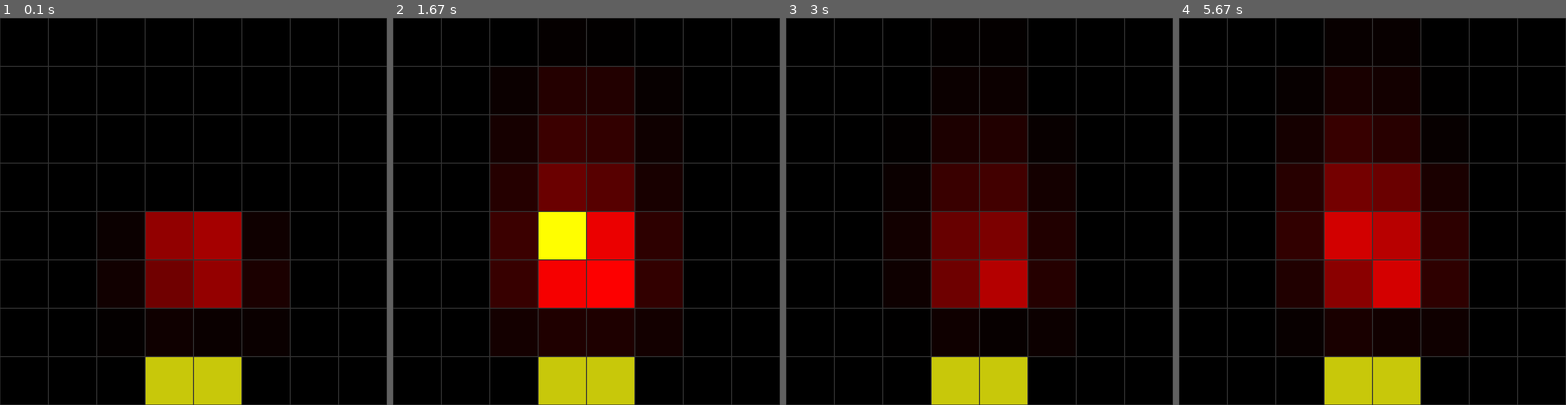
Above: before the commit, frames 1-4 (left to right).
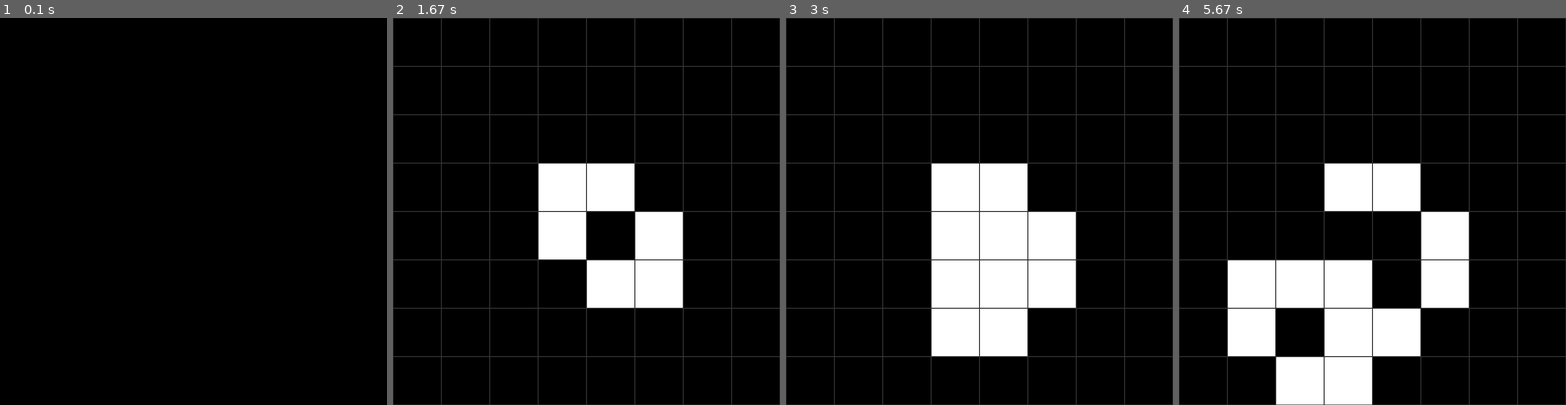
Above: after the commit, the same moments.

Repository: Mo0dy/Code4Fun
Game: pygame game, started from Projects/MatrixAnimations/Matrix.py
Same seed, same stepped clock (60 frames per second), same inputs: the game is played once before the commit and once after it.
Inputs:
- Up to frame 1 (0.1 s): no input
- Up to frame 2 (1.67 s): no input
- Up to frame 3 (3 s): no input
- Up to frame 4 (5.67 s): no input

The runs differ from the first frame. In frame 1, 14% of the frame differs, in the area x 0-100%, y 0-100%; in frame 2, 29%; in frame 3, 21%; in frame 4, 33%, in the area x 12-75%, y 12-100%.

Commit message:
langdons ant

Diff:
--- a/Projects/MatrixAnimations/BouncingParticles.py
+++ b/Projects/MatrixAnimations/BouncingParticles.py
@@ -38,3 +38,12 @@
     for p in particles:
         p.update()
         content[p.pos.x, p.pos.y] = np.array([255, 255, 255], dtype=np.uint8)
+
+    for i in range(len(particles)):
+        p1 = particles[i]
+        for j in range(i + 1, len(particles)):
+            p2 = particles[j]
+            if p1.pos == p2.pos:
+                vel = p1.vel
+                p1.vel = p2.vel
+                p2.vel = vel
--- /dev/null
+++ b/Projects/MatrixAnimations/GameOfLife.py
@@ -0,0 +1,44 @@
+from Code4Fun.Utility.Vec2 import *
+import numpy as np
+import pygame as pg
+from scipy.ndimage.filters import convolve
+import random
+
+
+con_mat = [[1, 1, 1],
+           [1, 0, 1],
+           [1, 1, 1]]
+
+
+glider = np.array([[0, 1, 0],
+                  [0, 0, 1],
+                  [1, 1, 1]])
+
+
+def init(mat_shape):
+    global mat
+    # mat = np.zeros((mat_shape[0], mat_shape[1]))
+    mat = (np.random.rand(mat_shape[0], mat_shape[1]) * 2).astype(int)
+
+
+def do_step():
+    global mat
+    neighbour_amounts = convolve(mat, con_mat)
+    for i in range(mat.shape[0]):
+        for j in range(mat.shape[1]):
+            n_amount = neighbour_amounts[i, j]
+            # live cell
+            if mat[i, j]:
+                if 3 < n_amount or n_amount < 2:
+                    mat[i, j] = 0
+            # dead cell
+            else:
+                if n_amount == 3:
+                    mat[i, j] = 1
+
+
+def update(content):
+    do_step()
+    content[:, :, 0] = mat * 255
+    content[:, :, 1] = mat * 255
+    content[:, :, 2] = mat * 255
--- /dev/null
+++ b/Projects/MatrixAnimations/LangdonsAnt.py
@@ -0,0 +1,71 @@
+from Code4Fun.Utility.Vec2 import *
+import numpy as np
+import pygame as pg
+from scipy.ndimage.filters import convolve
+import random
+
+
+directions = [Vec2(1, 0),
+              Vec2(0, 1),
+              Vec2(-1, 0),
+              Vec2(0, -1)]
+
+
+dir_index = 0
+
+
+def turn_right():
+    global dir_index
+    dir_index = (dir_index + 1) % 4
+
+
+def turn_left():
+    global dir_index
+    dir_index = dir_index - 1
+    if dir_index < 0:
+        dir_index = 3
+
+
+def flip():
+    global mat
+    mat[ant.x, ant.y] = not mat[ant.x, ant.y]
+
+
+def move():
+    global ant
+    ant += directions[dir_index]
+
+    # out of bounds check and resolution
+    if ant.x >= mat.shape[0]:
+        ant.x = 0
+    elif ant.x < 0:
+        ant.x = mat.shape[0] - 1
+    elif ant.y >= mat.shape[1]:
+        ant.y = 0
+    elif ant.y < 0:
+        ant.y = mat.shape[1] - 1
+
+
+def init(mat_shape):
+    global mat, ant
+    mat = np.zeros((mat_shape[0], mat_shape[1]))
+    # mat = (np.random.rand(mat_shape[0], mat_shape[1]) * 2).astype(int)
+    ant = Vec2(int(mat_shape[0] / 2), int(mat_shape[1] / 2))
+
+
+def do_step():
+    global mat, ant
+    # white square
+    if mat[ant.x, ant.y]:
+        turn_right()
+    else:
+        turn_left()
+    flip()
+    move()
+
+
+def update(content):
+    do_step()
+    content[:, :, 0] = mat * 255
+    content[:, :, 1] = mat * 255
+    content[:, :, 2] = mat * 255
--- a/Projects/MatrixAnimations/Matrix.py
+++ b/Projects/MatrixAnimations/Matrix.py
@@ -5,13 +5,13 @@
 import Code4Fun.Projects.MatrixAnimations.GridFlame as gFlame
 import Code4Fun.Projects.MatrixAnimations.Rain as Rain
 import Code4Fun.Projects.MatrixAnimations.BouncingParticles as bPart
+import Code4Fun.Projects.MatrixAnimations.GameOfLife as gol
+import Code4Fun.Projects.MatrixAnimations.LangdonsAnt as ant
 
 mat_shape = np.array([8, 8, 3])
 margins = 1
 resolution = 1
 content = np.zeros(mat_shape)
-
-gFlame.init(mat_shape, 1)
 
 
 pg.init()
@@ -24,7 +24,7 @@
 
 
 def reset():
-    pass
+    ant.init(mat_shape)
 
 
 def clear():
@@ -34,7 +34,7 @@
 
 def update():
     global content
-    gFlame.update(content)
+    ant.update(content)
 
 def draw():
     global content
@@ -54,7 +54,7 @@
 reset()
 loop = True
 while loop:
-    clock.tick(15)
+    clock.tick(5)
     for e in pg.event.get():
         if e.type == pg.QUIT:
             loop = False
--- a/Utility/Vec2.py
+++ b/Utility/Vec2.py
@@ -63,7 +63,7 @@
         return str(self.vec)
 
     def __eq__(self, other):
-        return self.vec == other.vec
+        return np.all(self.vec == other.vec)
 
     @property
     def x(self):
